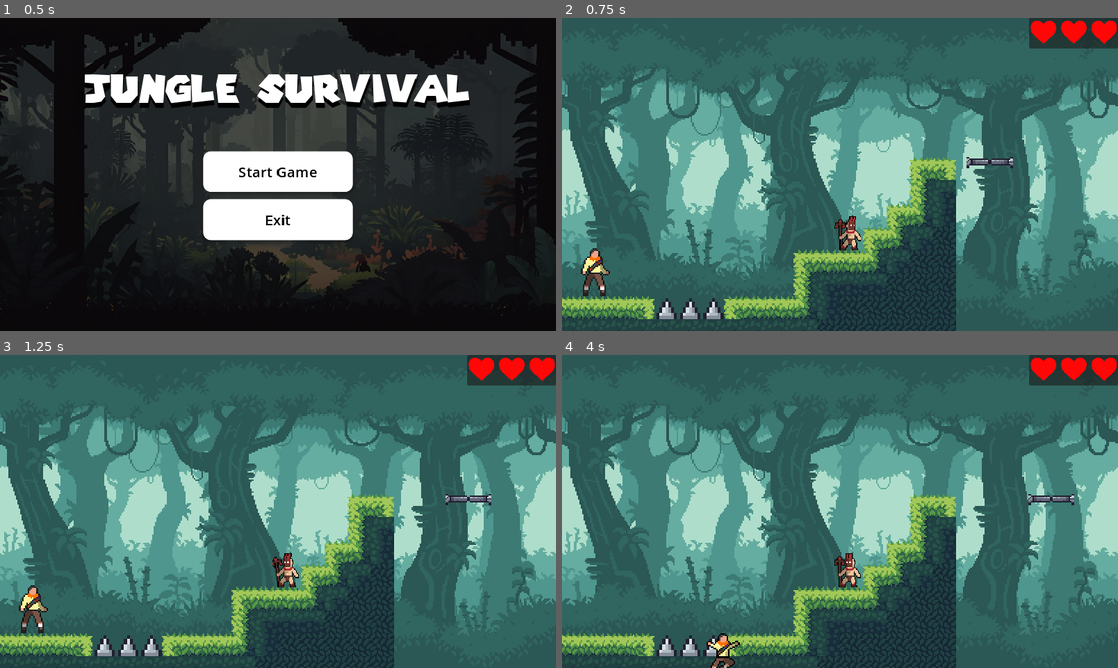
Above: before the commit, frames 1-4 (two rows, left to right).
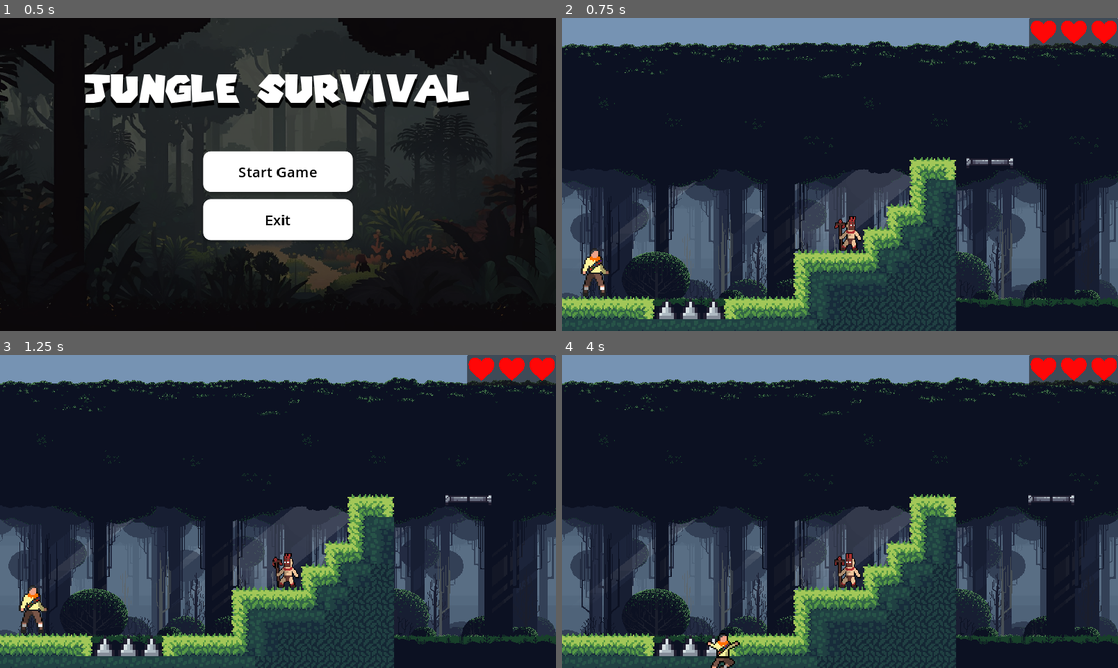
Above: after the commit, the same moments.

Repository: DavidNobela/UP
Game: Godot game, scene res://scene/main_menu.tscn
Two runs of this game, one before a commit and one after it. Both use one fixed random seed, a clock stepped at 60 frames per second and the inputs below.
Inputs:
- Up to frame 1 (0.5 s): no input
- Up to frame 2 (0.75 s): click "Start Game" at 0.5 s
- Up to frame 3 (1.25 s): no input
- Up to frame 4 (4 s): hold D (move_right) 1.28-2.78 s; tap Space (jump) at 1.52, 2.27, 3.77 s; hold A (move_left) 2.78-3.53 s; hold D (move_right) from 3.53 s (still down)

Frame 1 is identical in both runs. In frame 2, 82% of the frame differs, in the area x 0-100%, y 0-100%; in frame 3, 82%; in frame 4, 82%.

Commit message:
Background

Diff:
--- a/up/scene/game.tscn
+++ b/up/scene/game.tscn
@@ -1,19 +1,26 @@
-[gd_scene load_steps=44 format=3 uid="uid://dore1wqqjiqmf"]
+[gd_scene load_steps=51 format=3 uid="uid://dore1wqqjiqmf"]
 
 [ext_resource type="PackedScene" uid="uid://cjst87h01j0j6" path="res://scene/player.tscn" id="1_px4ky"]
 [ext_resource type="Texture2D" uid="uid://kduxbogb88md" path="res://Jungle Asset Pack/jungle tileset/jungle tileset.png" id="2_63xto"]
-[ext_resource type="Texture2D" uid="uid://da7ns7ntt2k6l" path="res://Jungle Asset Pack/parallax background/plx-1.png" id="3_k7miy"]
-[ext_resource type="Texture2D" uid="uid://thlwwf285udv" path="res://Jungle Asset Pack/parallax background/plx-2.png" id="4_f6duj"]
-[ext_resource type="Texture2D" uid="uid://184ec5yaw68g" path="res://Jungle Asset Pack/parallax background/plx-3.png" id="5_i0ljf"]
-[ext_resource type="Texture2D" uid="uid://d0t0eilxrs084" path="res://Jungle Asset Pack/parallax background/plx-4.png" id="6_u1cxu"]
-[ext_resource type="Texture2D" uid="uid://bp7oi5k05mqhh" path="res://Jungle Asset Pack/parallax background/plx-5.png" id="7_e62xk"]
+[ext_resource type="Texture2D" uid="uid://b6beumk616ids" path="res://Free Pixel Art Forest/PNG/Background layers/Layer_0011_0.png" id="3_gfa8m"]
+[ext_resource type="Texture2D" uid="uid://bniwl61yfit4" path="res://Free Pixel Art Forest/PNG/Background layers/Layer_0010_1.png" id="4_d08yw"]
+[ext_resource type="Texture2D" uid="uid://cnblkl5p4rplb" path="res://Free Pixel Art Forest/PNG/Background layers/Layer_0009_2.png" id="5_riksl"]
+[ext_resource type="Texture2D" uid="uid://iu8pgk57q5p6" path="res://Free Pixel Art Forest/PNG/Background layers/Layer_0008_3.png" id="6_vl7dl"]
+[ext_resource type="Texture2D" uid="uid://1mceyh1v828a" path="res://Free Pixel Art Forest/PNG/Background layers/Layer_0007_Lights.png" id="7_ljkf6"]
 [ext_resource type="PackedScene" uid="uid://dk7fg6uf7vg01" path="res://scene/platform.tscn" id="8_56j50"]
+[ext_resource type="Texture2D" uid="uid://bd5gs5p1tlys3" path="res://Free Pixel Art Forest/PNG/Background layers/Layer_0006_4.png" id="8_jsqvk"]
 [ext_resource type="PackedScene" uid="uid://dklpf4mulyuyd" path="res://scene/killzone.tscn" id="9_eso0h"]
+[ext_resource type="Texture2D" uid="uid://vl5vgrj6evip" path="res://Free Pixel Art Forest/PNG/Background layers/Layer_0005_5.png" id="9_no735"]
+[ext_resource type="Texture2D" uid="uid://tuo6m6legiid" path="res://Free Pixel Art Forest/PNG/Background layers/Layer_0004_Lights.png" id="10_xlmv2"]
+[ext_resource type="Texture2D" uid="uid://tjwe2pewotnu" path="res://Free Pixel Art Forest/PNG/Background layers/Layer_0003_6.png" id="11_xpcun"]
 [ext_resource type="FontFile" uid="uid://degkfu2r7g4fa" path="res://Super Squad.ttf" id="11_yenh4"]
+[ext_resource type="Texture2D" uid="uid://cg7xe3h1o2o0k" path="res://Free Pixel Art Forest/PNG/Background layers/Layer_0002_7.png" id="12_lp4ho"]
 [ext_resource type="Texture2D" uid="uid://drxgpj1p7s6qk" path="res://Heart_corazón.png" id="12_spxfh"]
 [ext_resource type="PackedScene" uid="uid://cb155c2pvkp0x" path="res://scene/enemy.tscn" id="13_63hoo"]
 [ext_resource type="Script" path="res://script/pause.gd" id="13_dsgyq"]
 [ext_resource type="PackedScene" uid="uid://brexqv75drf4g" path="res://scene/spike.tscn" id="13_qxvbq"]
+[ext_resource type="Texture2D" uid="uid://cloi7scoq5pos" path="res://Free Pixel Art Forest/PNG/Background layers/Layer_0001_8.png" id="13_uut50"]
+[ext_resource type="Texture2D" uid="uid://bnett4jc7wy7s" path="res://Free Pixel Art Forest/PNG/Background layers/Layer_0000_9.png" id="14_lrgxx"]
 [ext_resource type="Script" path="res://script/game_manager.gd" id="14_x56cl"]
 [ext_resource type="PackedScene" uid="uid://2ufn55ud5lah" path="res://scene/finish.tscn" id="15_w630y"]
 [ext_resource type="PackedScene" uid="uid://bjj7sroq3s850" path="res://scene/end.tscn" id="17_gkj8u"]
@@ -1020,28 +1027,75 @@
 motion_mirroring = Vector2(1152, 0)
 
 [node name="Sprite2D" type="Sprite2D" parent="ParallaxBackground/ParallaxLayer"]
-scale = Vector2(3, 3)
-texture = ExtResource("3_k7miy")
+position = Vector2(0, -151)
+scale = Vector2(1.24138, 1.00757)
+texture = ExtResource("3_gfa8m")
 centered = false
 
 [node name="Sprite2D2" type="Sprite2D" parent="ParallaxBackground/ParallaxLayer"]
-scale = Vector2(3, 2.99537)
-texture = ExtResource("4_f6duj")
+position = Vector2(0, -151)
+scale = Vector2(1.24138, 1.00757)
+texture = ExtResource("4_d08yw")
 centered = false
 
 [node name="Sprite2D3" type="Sprite2D" parent="ParallaxBackground/ParallaxLayer"]
-scale = Vector2(3, 3)
-texture = ExtResource("5_i0ljf")
+position = Vector2(0, -151)
+scale = Vector2(1.24138, 1.00757)
+texture = ExtResource("5_riksl")
 centered = false
 
 [node name="Sprite2D4" type="Sprite2D" parent="ParallaxBackground/ParallaxLayer"]
-scale = Vector2(3, 3)
-texture = ExtResource("6_u1cxu")
+position = Vector2(0, -151)
+scale = Vector2(1.24138, 1.00757)
+texture = ExtResource("6_vl7dl")
 centered = false
 
 [node name="Sprite2D5" type="Sprite2D" parent="ParallaxBackground/ParallaxLayer"]
-scale = Vector2(3, 3)
-texture = ExtResource("7_e62xk")
+position = Vector2(0, -151)
+scale = Vector2(1.24138, 1.00757)
+texture = ExtResource("7_ljkf6")
+centered = false
+
+[node name="Sprite2D6" type="Sprite2D" parent="ParallaxBackground/ParallaxLayer"]
+position = Vector2(0, -151)
+scale = Vector2(1.24138, 1.00757)
+texture = ExtResource("8_jsqvk")
+centered = false
+
+[node name="Sprite2D7" type="Sprite2D" parent="ParallaxBackground/ParallaxLayer"]
+position = Vector2(0, -151)
+scale = Vector2(1.24138, 1.00757)
+texture = ExtResource("9_no735")
+centered = false
+
+[node name="Sprite2D8" type="Sprite2D" parent="ParallaxBackground/ParallaxLayer"]
+position = Vector2(0, -151)
+scale = Vector2(1.24138, 1.00757)
+texture = ExtResource("10_xlmv2")
+centered = false
+
+[node name="Sprite2D9" type="Sprite2D" parent="ParallaxBackground/ParallaxLayer"]
+position = Vector2(0, -151)
+scale = Vector2(1.24138, 1.00757)
+texture = ExtResource("11_xpcun")
+centered = false
+
+[node name="Sprite2D10" type="Sprite2D" parent="ParallaxBackground/ParallaxLayer"]
+position = Vector2(0, -151)
+scale = Vector2(1.24138, 1.00757)
+texture = ExtResource("12_lp4ho")
+centered = false
+
+[node name="Sprite2D11" type="Sprite2D" parent="ParallaxBackground/ParallaxLayer"]
+position = Vector2(0, -151)
+scale = Vector2(1.24138, 1.00757)
+texture = ExtResource("13_uut50")
+centered = false
+
+[node name="Sprite2D12" type="Sprite2D" parent="ParallaxBackground/ParallaxLayer"]
+position = Vector2(0, -151)
+scale = Vector2(1.24138, 1.00757)
+texture = ExtResource("14_lrgxx")
 centered = false
 
 [node name="Killzone" parent="." instance=ExtResource("9_eso0h")]
--- a/up/scene/music.tscn
+++ b/up/scene/music.tscn
@@ -4,5 +4,5 @@
 
 [node name="Music" type="AudioStreamPlayer2D"]
 stream = ExtResource("1_yg5fi")
-volume_db = -15.854
+volume_db = -16.459
 autoplay = true
Not shown, added: up/Free Pixel Art Forest/Contact.txt
Binary file added: up/Free Pixel Art Forest/PNG/Background layers/Layer_0000_9.png
Not shown, added: up/Free Pixel Art Forest/PNG/Background layers/Layer_0000_9.png.import
Binary file added: up/Free Pixel Art Forest/PNG/Background layers/Layer_0001_8.png
Not shown, added: up/Free Pixel Art Forest/PNG/Background layers/Layer_0001_8.png.import
Binary file added: up/Free Pixel Art Forest/PNG/Background layers/Layer_0002_7.png
Not shown, added: up/Free Pixel Art Forest/PNG/Background layers/Layer_0002_7.png.import
Binary file added: up/Free Pixel Art Forest/PNG/Background layers/Layer_0003_6.png
Not shown, added: up/Free Pixel Art Forest/PNG/Background layers/Layer_0003_6.png.import
Binary file added: up/Free Pixel Art Forest/PNG/Background layers/Layer_0004_Lights.png
Not shown, added: up/Free Pixel Art Forest/PNG/Background layers/Layer_0004_Lights.png.import
Binary file added: up/Free Pixel Art Forest/PNG/Background layers/Layer_0005_5.png
(and 27 more such lines)
